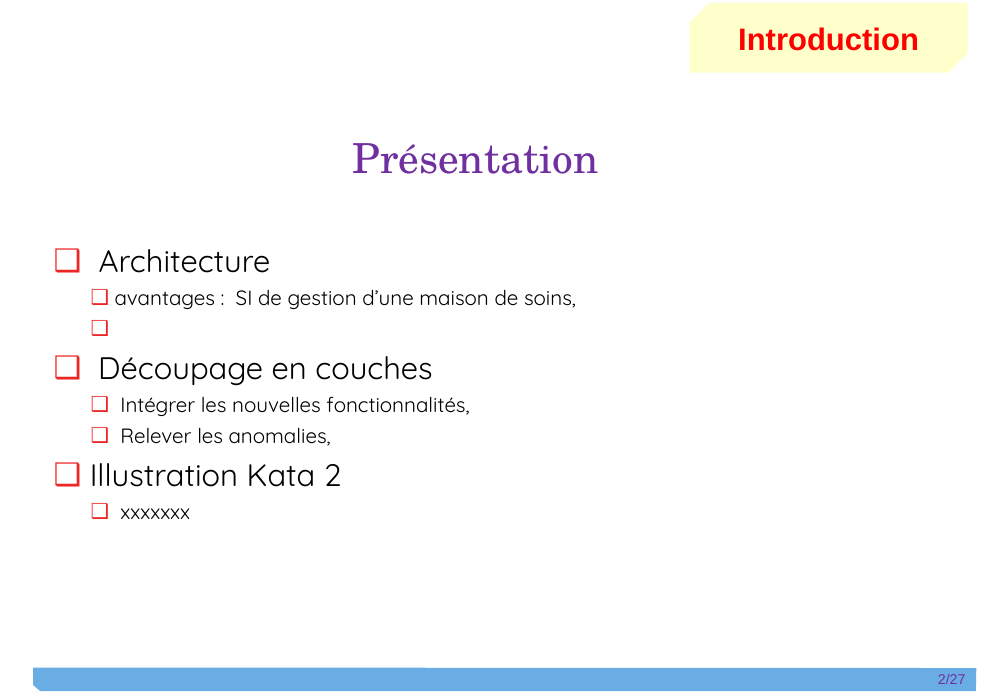
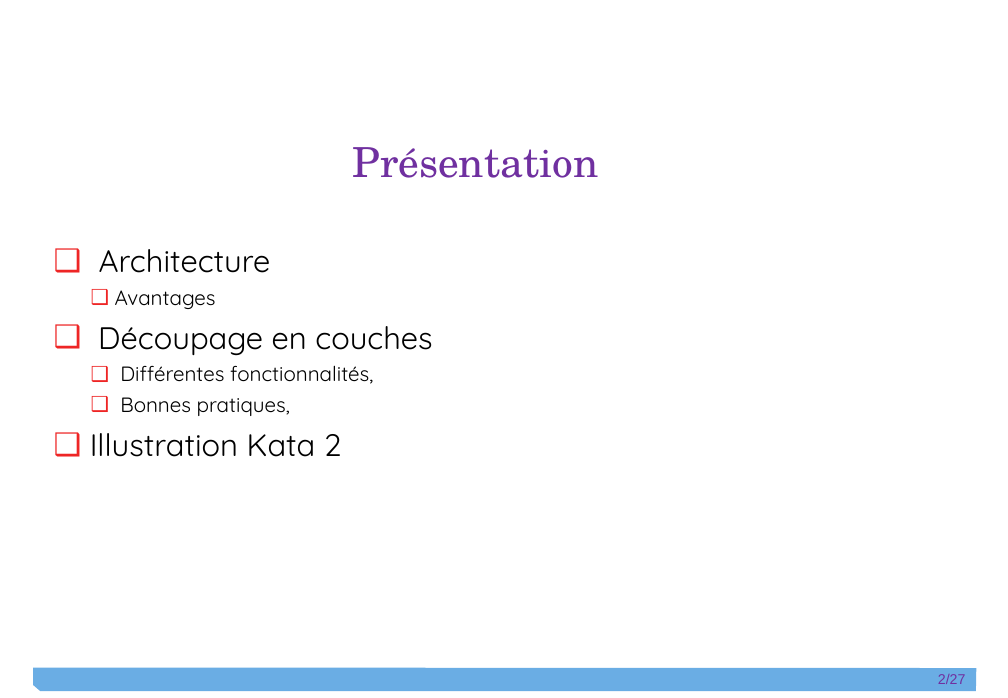
Before and after one commit to git-wylson/kata2, a slide deck: slide 2 of Wylson_Dibinga_Diapo.pptx. Drawn at 1008x698 pixels with LibreOffice and Linux fonts; fonts in the diff are those of the drawing. Boxes give left, top, right and bottom in pixels: in the first picture for what was removed or moved away, otherwise in the second. Text is boxed around its words. In the diff, an @@ line names an element or a change of style, - is before the commit and + after.

```diff
--- a/Wylson_Dibinga_Diapo.pptx
+++ b/Wylson_Dibinga_Diapo.pptx
@@ snip diag rect removed at [690,3,968,73] @@
-Introduction
@@ title "Présentation": place and size @@
-title "Présentation" at [352,143,598,174]
+title "Présentation" at [352,147,598,178]
@@ text at [115,290,216,309]: text changed @@
-❑ avantages : SI de gestion d’une maison de soins,
+❑ Avantages
@@ text at [120,365,373,416]: text changed @@
-❑ Intégrer les nouvelles fonctionnalités,
-❑ Relever les anomalies,
+❑ Différentes fonctionnalités,
+❑ Bonnes pratiques,
@@ text at [120,508,190,519]: paragraph removed @@
-❑ xxxxxxx
```
Also in this commit, not shown: 5 other slides changed, 2 slides added, 2 slides removed, 2 other files.
